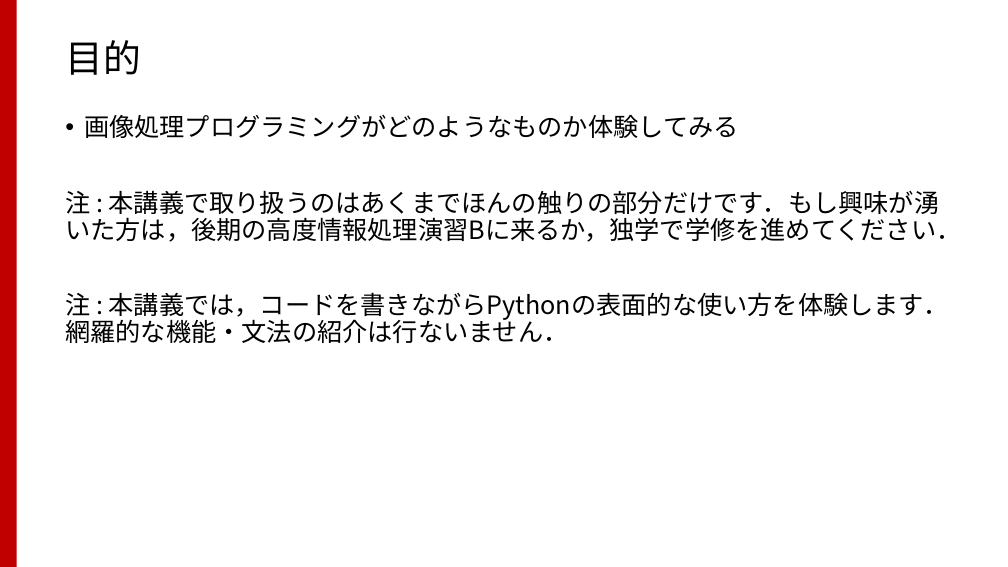
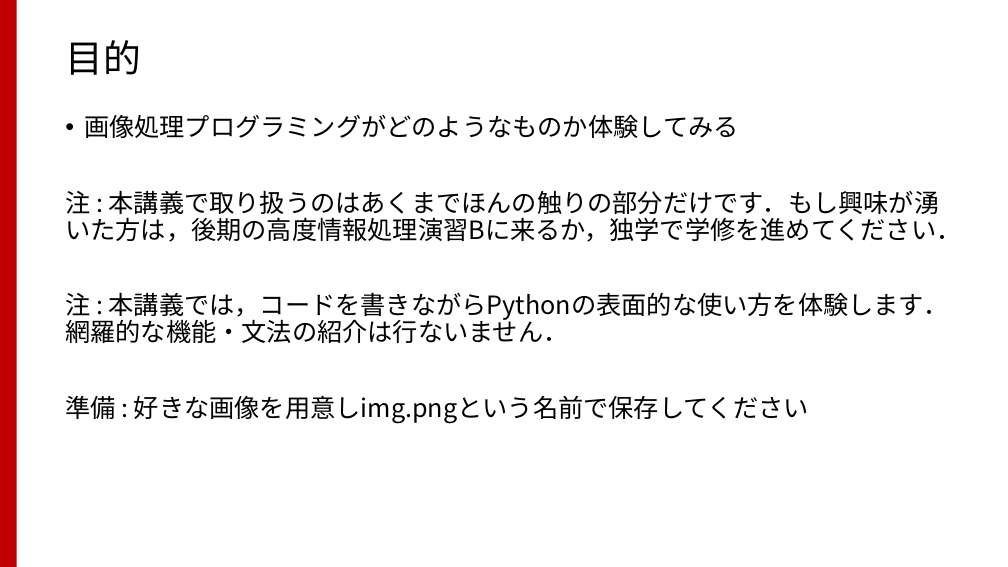
Before and after one commit to TakashiIjiri/TakashiIjiri.github.io, a slide deck: slide 3 of classes/dm2017/DigitalMedia2_13.pptx. Drawn at 1008x567 pixels with LibreOffice and Linux fonts; fonts in the diff are those of the drawing. Boxes give left, top, right and bottom in pixels: in the first picture for what was removed or moved away, otherwise in the second. Text is boxed around its words. In the diff, an @@ line names an element or a change of style, - is before the commit and + after.

```diff
--- a/classes/dm2017/DigitalMedia2_13.pptx
+++ b/classes/dm2017/DigitalMedia2_13.pptx
@@ text at bbox=[65, 395, 809, 424]: paragraph added @@
+準備 : 好きな画像を用意しimg.pngという名前で保存してください
```
Also in this commit, not shown: 2 other slides changed, 2 other files.
